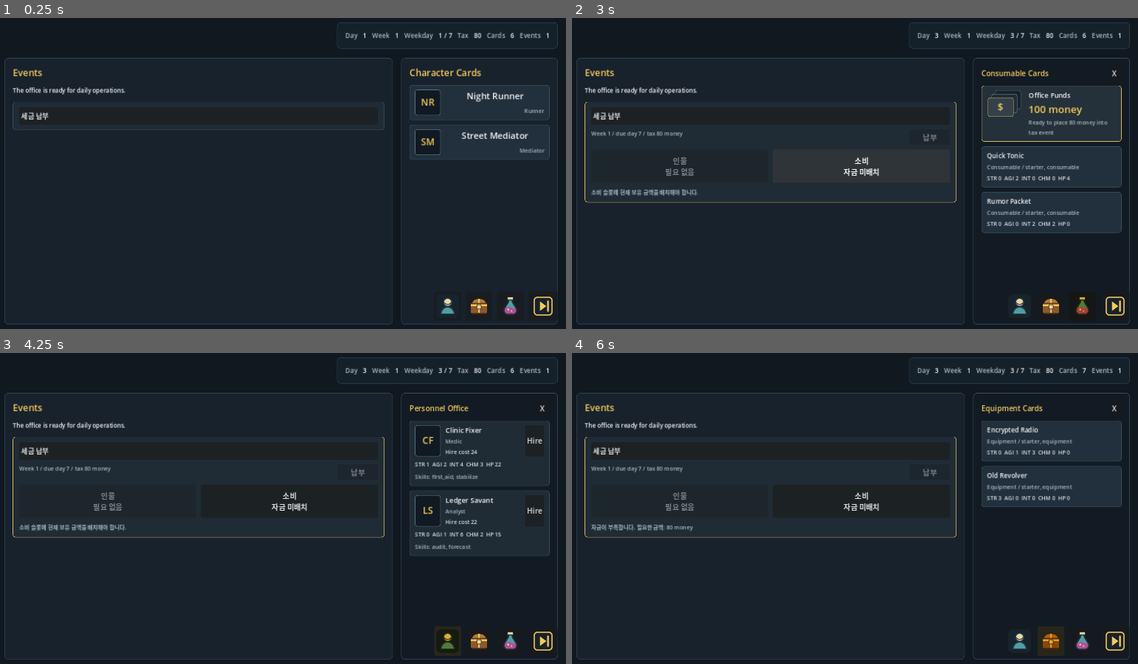
Above: before the commit, frames 1-4 (two rows, left to right).
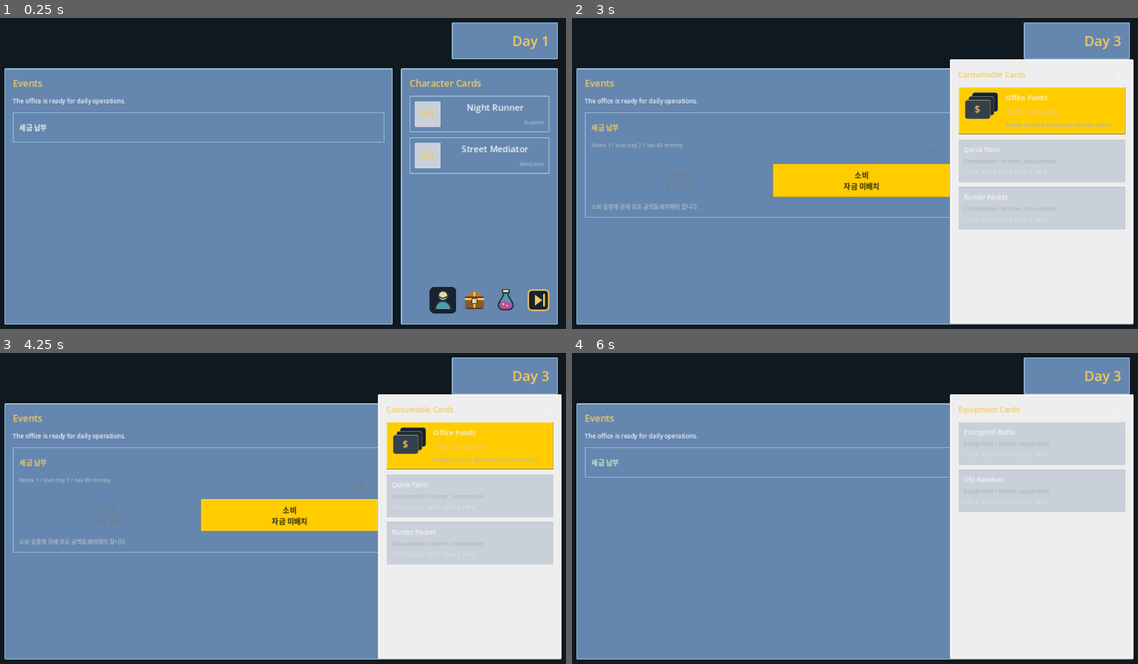
Above: after the commit, the same moments.

Repository: YOONRY/city_of_star
Game: Godot game, scene res://scenes/main/main.tscn
Two runs of this game, one before a commit and one after it. Both use one fixed random seed, a clock stepped at 60 frames per second and the inputs below.
Inputs (mouse positions are in pixels of both pictures, inside the frame that each line leads up to; where the layout moved, square brackets give the same spot in the first picture):
- Up to frame 1 (0.25 s): no input
- Up to frame 2 (3 s): click (1109, 301) [1115, 307] at 0.5 s; click (1109, 301) [1115, 307] at 1.25 s; click "세금 납부" at 2 s; click "소비 자금 미배치" at 2.75 s
- Up to frame 3 (4.25 s): click (441, 636) [447, 642] at 3.5 s
- Up to frame 4 (6 s): click (1104, 440) at 4.25 s, where only the run before the commit has a clickable "Hire"; click (888, 483) at 5 s, where only the run after the commit has a clickable "실행"; click (1047, 636) [1053, 642] at 5.75 s

The runs differ from the first frame. In frame 1, 82% of the frame differs, in the area x 0-99%, y 1-99%; in frame 2, 85%; in frame 3, 85%; in frame 4, 85%, in the area x 0-100%, y 1-99%.

Commit message:
Add pixel UI styling assets

Diff:
--- a/scripts/ui/main_screen.gd
+++ b/scripts/ui/main_screen.gd
@@ -2,13 +2,15 @@
 
 const NO_ACTIVE_DRAWER := -1
 const TAX_PAYMENT_EVENT_ID := &"tax_payment"
+const PIXEL_PANEL_TEXTURE := "res://assets/vendor/kenney_pixel_ui/9slice/space.png"
+const PIXEL_PANEL_INLAY_TEXTURE := "res://assets/vendor/kenney_pixel_ui/9slice/space_inlay.png"
+const PIXEL_BUTTON_TEXTURE := "res://assets/vendor/kenney_pixel_ui/9slice/blue.png"
+const PIXEL_BUTTON_PRESSED_TEXTURE := "res://assets/vendor/kenney_pixel_ui/9slice/blue_pressed.png"
+const PIXEL_BUTTON_ACCENT_TEXTURE := "res://assets/vendor/kenney_pixel_ui/9slice/yellow.png"
+const PIXEL_BUTTON_ACCENT_PRESSED_TEXTURE := "res://assets/vendor/kenney_pixel_ui/9slice/yellow_pressed.png"
+const PIXEL_PANEL_GREY_TEXTURE := "res://assets/vendor/kenney_pixel_ui/9slice/grey.png"
 
 var day_value: Label
-var week_value: Label
-var weekday_value: Label
-var tax_value: Label
-var card_count_value: Label
-var request_count_value: Label
 var status_label: Label
 var event_list: VBoxContainer
 var character_detail_popup: PanelContainer
@@ -65,20 +67,16 @@
 	top_bar.add_child(top_spacer)
 
 	var calendar_panel := _make_panel(Color("#14202A"), Color("#2F4659"))
+	calendar_panel.custom_minimum_size = Vector2(230, 0)
 	top_bar.add_child(calendar_panel)
 
-	var calendar_metrics := GridContainer.new()
-	calendar_metrics.columns = 12
-	calendar_metrics.add_theme_constant_override("h_separation", 12)
-	calendar_metrics.add_theme_constant_override("v_separation", 4)
-	calendar_panel.add_child(calendar_metrics)
-
-	day_value = _add_metric(calendar_metrics, "Day")
-	week_value = _add_metric(calendar_metrics, "Week")
-	weekday_value = _add_metric(calendar_metrics, "Weekday")
-	tax_value = _add_metric(calendar_metrics, "Tax")
-	card_count_value = _add_metric(calendar_metrics, "Cards")
-	request_count_value = _add_metric(calendar_metrics, "Events")
+	day_value = _make_label("", 30)
+	day_value.horizontal_alignment = HORIZONTAL_ALIGNMENT_RIGHT
+	day_value.vertical_alignment = VERTICAL_ALIGNMENT_CENTER
+	day_value.size_flags_horizontal = Control.SIZE_EXPAND_FILL
+	day_value.size_flags_vertical = Control.SIZE_EXPAND_FILL
+	day_value.add_theme_color_override("font_color", Color("#F4C95D"))
+	calendar_panel.add_child(day_value)
 
 	var body := HBoxContainer.new()
 	body.add_theme_constant_override("separation", 18)
@@ -114,7 +112,7 @@
 	event_list.size_flags_horizontal = Control.SIZE_EXPAND_FILL
 	event_scroll.add_child(event_list)
 
-	character_detail_popup = _make_panel(Color("#121B24"), Color("#F4C95D"))
+	character_detail_popup = _make_panel(Color("#121B24"), Color("#38556A"))
 	character_detail_popup.set_anchors_preset(Control.PRESET_FULL_RECT)
 	character_detail_popup.offset_left = 28
 	character_detail_popup.offset_top = 28
@@ -177,11 +175,52 @@
 	character_card_list.size_flags_horizontal = Control.SIZE_EXPAND_FILL
 	character_scroll.add_child(character_card_list)
 
-	inventory_drawer = _make_panel(Color("#121B24"), Color("#38556A"))
-	inventory_drawer.size_flags_horizontal = Control.SIZE_EXPAND_FILL
-	inventory_drawer.size_flags_vertical = Control.SIZE_EXPAND_FILL
+	var bottom_dock := MarginContainer.new()
+	bottom_dock.set_anchors_preset(Control.PRESET_BOTTOM_RIGHT)
+	bottom_dock.offset_left = -372
+	bottom_dock.offset_top = -138
+	bottom_dock.offset_right = -32
+	bottom_dock.offset_bottom = -32
+	bottom_dock.add_theme_constant_override("margin_left", 18)
+	bottom_dock.add_theme_constant_override("margin_right", 18)
+	bottom_dock.add_theme_constant_override("margin_top", 18)
+	bottom_dock.add_theme_constant_override("margin_bottom", 18)
+	add_child(bottom_dock)
+
+	var bottom_icon_row := HBoxContainer.new()
+	bottom_icon_row.size_flags_horizontal = Control.SIZE_EXPAND_FILL
+	bottom_icon_row.size_flags_vertical = Control.SIZE_EXPAND_FILL
+	bottom_icon_row.add_theme_constant_override("separation", 10)
+	bottom_icon_row.alignment = BoxContainer.ALIGNMENT_END
+	bottom_dock.add_child(bottom_icon_row)
+
+	personnel_button = _make_icon_button("res://assets/icons/person_icon.svg", "Personnel Office")
+	personnel_button.pressed.connect(_on_personnel_pressed)
+	bottom_icon_row.add_child(personnel_button)
+
+	equipment_button = _make_icon_button("res://assets/icons/chest_icon.svg", "Equipment Cards")
+	equipment_button.pressed.connect(_on_equipment_pressed)
+	bottom_icon_row.add_child(equipment_button)
+
+	consumable_button = _make_icon_button("res://assets/icons/potion_icon.svg", "Consumable Cards")
+	consumable_button.pressed.connect(_on_consumable_pressed)
+	bottom_icon_row.add_child(consumable_button)
+
+	next_day_button = _make_icon_button("res://assets/icons/next_day_icon.svg", "Next Day")
+	next_day_button.custom_minimum_size = Vector2(64, 64)
+	next_day_button.pressed.connect(_on_next_day_pressed)
+	bottom_icon_row.add_child(next_day_button)
+
+	inventory_drawer = _make_panel(Color("#2D3036"), Color("#6F7378"))
+	inventory_drawer.set_anchors_preset(Control.PRESET_RIGHT_WIDE)
+	inventory_drawer.offset_left = -430
+	inventory_drawer.offset_top = 112
+	inventory_drawer.offset_right = -32
+	inventory_drawer.offset_bottom = -32
+	inventory_drawer.mouse_filter = Control.MOUSE_FILTER_STOP
+	inventory_drawer.z_index = 40
 	inventory_drawer.visible = false
-	right_column.add_child(inventory_drawer)
+	add_child(inventory_drawer)
 
 	var drawer_box := VBoxContainer.new()
 	drawer_box.add_theme_constant_override("separation", 10)
@@ -210,53 +249,42 @@
 	inventory_card_list.size_flags_horizontal = Control.SIZE_EXPAND_FILL
 	inventory_scroll.add_child(inventory_card_list)
 
-	var bottom_icon_row := HBoxContainer.new()
-	bottom_icon_row.set_anchors_preset(Control.PRESET_BOTTOM_RIGHT)
-	bottom_icon_row.offset_left = -338
-	bottom_icon_row.offset_top = -104
-	bottom_icon_row.offset_right = -40
-	bottom_icon_row.offset_bottom = -40
-	bottom_icon_row.add_theme_constant_override("separation", 10)
-	bottom_icon_row.alignment = BoxContainer.ALIGNMENT_END
-	add_child(bottom_icon_row)
-
-	personnel_button = _make_icon_button("res://assets/icons/person_icon.svg", "Personnel Office")
-	personnel_button.pressed.connect(_on_personnel_pressed)
-	bottom_icon_row.add_child(personnel_button)
-
-	equipment_button = _make_icon_button("res://assets/icons/chest_icon.svg", "Equipment Cards")
-	equipment_button.pressed.connect(_on_equipment_pressed)
-	bottom_icon_row.add_child(equipment_button)
-
-	consumable_button = _make_icon_button("res://assets/icons/potion_icon.svg", "Consumable Cards")
-	consumable_button.pressed.connect(_on_consumable_pressed)
-	bottom_icon_row.add_child(consumable_button)
-
-	next_day_button = _make_icon_button("res://assets/icons/next_day_icon.svg", "Next Day")
-	next_day_button.custom_minimum_size = Vector2(64, 64)
-	next_day_button.pressed.connect(_on_next_day_pressed)
-	bottom_icon_row.add_child(next_day_button)
-
-
-func _make_panel(background_color: Color = Color("#18222C"), border_color: Color = Color("#2F4659")) -> PanelContainer:
+
+func _make_panel(_background_color: Color = Color("#18222C"), border_color: Color = Color("#2F4659")) -> PanelContainer:
 	var panel := PanelContainer.new()
-	var style := StyleBoxFlat.new()
-	style.bg_color = background_color
-	style.border_color = border_color
-	style.border_width_left = 1
-	style.border_width_right = 1
-	style.border_width_top = 1
-	style.border_width_bottom = 1
-	style.corner_radius_top_left = 8
-	style.corner_radius_top_right = 8
-	style.corner_radius_bottom_left = 8
-	style.corner_radius_bottom_right = 8
-	style.content_margin_left = 18
-	style.content_margin_right = 18
-	style.content_margin_top = 18
-	style.content_margin_bottom = 18
+	var texture_path := PIXEL_PANEL_TEXTURE
+	if border_color == Color("#F4C95D"):
+		texture_path = PIXEL_BUTTON_ACCENT_TEXTURE
+	elif border_color == Color("#38556A"):
+		texture_path = PIXEL_PANEL_INLAY_TEXTURE
+	elif border_color == Color("#6F7378"):
+		texture_path = PIXEL_PANEL_GREY_TEXTURE
+	var style := _make_pixel_style(texture_path, 8, 18)
 	panel.add_theme_stylebox_override("panel", style)
 	return panel
+
+
+func _make_pixel_style(texture_path: String, texture_margin: int, content_margin: int) -> StyleBoxTexture:
+	var style := StyleBoxTexture.new()
+	style.texture = load(texture_path)
+	style.texture_margin_left = texture_margin
+	style.texture_margin_right = texture_margin
+	style.texture_margin_top = texture_margin
+	style.texture_margin_bottom = texture_margin
+	style.content_margin_left = content_margin
+	style.content_margin_right = content_margin
+	style.content_margin_top = content_margin
+	style.content_margin_bottom = content_margin
+	return style
+
+
+func _make_empty_style(content_margin: int = 0) -> StyleBoxEmpty:
+	var style := StyleBoxEmpty.new()
+	style.content_margin_left = content_margin
+	style.content_margin_right = content_margin
+	style.content_margin_top = content_margin
+	style.content_margin_bottom = content_margin
+	return style
 
 
 func _make_card_row(card: CardDefinition) -> PanelContainer:
@@ -264,22 +292,7 @@
 		return _make_character_card_row(card)
 
 	var row := PanelContainer.new()
-	var style := StyleBoxFlat.new()
-	style.bg_color = Color("#21303C")
-	style.border_color = Color("#3A5365")
-	style.border_width_left = 1
-	style.border_width_right = 1
-	style.border_width_top = 1
-	style.border_width_bottom = 1
-	style.corner_radius_top_left = 6
-	style.corner_radius_top_right = 6
-	style.corner_radius_bottom_left = 6
-	style.corner_radius_bottom_right = 6
-	style.content_margin_left = 12
-	style.content_margin_right = 12
-	style.content_margin_top = 10
-	style.content_margin_bottom = 10
-	row.add_theme_stylebox_override("panel", style)
+	row.add_theme_stylebox_override("panel", _make_pixel_style(PIXEL_PANEL_INLAY_TEXTURE, 8, 12))
 	row.size_flags_horizontal = Control.SIZE_EXPAND_FILL
 
 	var box := VBoxContainer.new()
@@ -315,22 +328,8 @@
 	var is_current_week_paid := GameState.tax_manager.has_paid_current_week(GameState.current_day)
 	var can_assign_money := is_tax_target and not is_current_week_paid and GameState.office.money >= tax_amount
 	var row := PanelContainer.new()
-	var style := StyleBoxFlat.new()
-	style.bg_color = Color("#24313A")
-	style.border_color = Color("#F4C95D") if can_assign_money else Color("#D6A64F")
-	style.border_width_left = 1
-	style.border_width_right = 1
-	style.border_width_top = 1
-	style.border_width_bottom = 1
-	style.corner_radius_top_left = 6
-	style.corner_radius_top_right = 6
-	style.corner_radius_bottom_left = 6
-	style.corner_radius_bottom_right = 6
-	style.content_margin_left = 12
-	style.content_margin_right = 12
-	style.content_margin_top = 10
-	style.content_margin_bottom = 10
-	row.add_theme_stylebox_override("panel", style)
+	var texture_path := PIXEL_BUTTON_ACCENT_TEXTURE if can_assign_money else PIXEL_PANEL_INLAY_TEXTURE
+	row.add_theme_stylebox_override("panel", _make_pixel_style(texture_path, 8, 12))
 	row.size_flags_horizontal = Control.SIZE_EXPAND_FILL
 	row.mouse_filter = Control.MOUSE_FILTER_STOP
 	row.tooltip_text = "Click to place funds into the tax event." if can_assign_money else "Current office funds are shown as a stack."
@@ -419,22 +418,8 @@
 func _make_character_card_row(card: CardDefinition) -> PanelContainer:
 	var row := PanelContainer.new()
 	var is_selected := selected_character_card_id == card.id
-	var style := StyleBoxFlat.new()
-	style.bg_color = Color("#21303C") if not is_selected else Color("#263B49")
-	style.border_color = Color("#3A5365") if not is_selected else Color("#F4C95D")
-	style.border_width_left = 1
-	style.border_width_right = 1
-	style.border_width_top = 1
-	style.border_width_bottom = 1
-	style.corner_radius_top_left = 6
-	style.corner_radius_top_right = 6
-	style.corner_radius_bottom_left = 6
-	style.corner_radius_bottom_right = 6
-	style.content_margin_left = 12
-	style.content_margin_right = 12
-	style.content_margin_top = 10
-	style.content_margin_bottom = 10
-	row.add_theme_stylebox_override("panel", style)
+	var texture_path := PIXEL_BUTTON_TEXTURE if is_selected else PIXEL_PANEL_TEXTURE
+	row.add_theme_stylebox_override("panel", _make_pixel_style(texture_path, 8, 12))
 	row.size_flags_horizontal = Control.SIZE_EXPAND_FILL
 	row.mouse_filter = Control.MOUSE_FILTER_STOP
 	row.tooltip_text = "Click to hide details." if is_selected else "Click to show details."
@@ -478,22 +463,7 @@
 func _make_profile_frame(card: CardDefinition) -> PanelContainer:
 	var frame := PanelContainer.new()
 	frame.custom_minimum_size = Vector2(56, 56)
-	var style := StyleBoxFlat.new()
-	style.bg_color = Color("#111A22")
-	style.border_color = Color("#60798C")
-	style.border_width_left = 1
-	style.border_width_right = 1
-	style.border_width_top = 1
-	style.border_width_bottom = 1
-	style.corner_radius_top_left = 5
-	style.corner_radius_top_right = 5
-	style.corner_radius_bottom_left = 5
-	style.corner_radius_bottom_right = 5
-	style.content_margin_left = 8
-	style.content_margin_right = 8
-	style.content_margin_top = 8
-	style.content_margin_bottom = 8
-	frame.add_theme_stylebox_override("panel", style)
+	frame.add_theme_stylebox_override("panel", _make_pixel_style(PIXEL_PANEL_INLAY_TEXTURE, 8, 8))
 
 	var label := _make_label(_card_initials(card), 20)
 	label.horizontal_alignment = HORIZONTAL_ALIGNMENT_CENTER
@@ -509,6 +479,11 @@
 	var detail := TabContainer.new()
 	detail.size_flags_horizontal = Control.SIZE_EXPAND_FILL
 	detail.size_flags_vertical = Control.SIZE_EXPAND_FILL
+	detail.add_theme_stylebox_override("panel", _make_pixel_style(PIXEL_PANEL_INLAY_TEXTURE, 8, 12))
+	detail.add_theme_stylebox_override("tab_selected", _make_pixel_style(PIXEL_BUTTON_ACCENT_TEXTURE, 8, 8))
+	detail.add_theme_stylebox_override("tab_unselected", _make_pixel_style(PIXEL_BUTTON_TEXTURE, 8, 8))
+	detail.add_theme_color_override("font_selected_color", Color("#2B2617"))
+	detail.add_theme_color_override("font_unselected_color", Color("#F3F4F6"))
 	detail.add_child(_make_character_status_tab(card))
 	detail.add_child(_make_character_growth_tab(card))
 	detail.add_child(_make_character_skills_tab(card))
@@ -606,6 +581,7 @@
 	level_up_button.text = "Level Up"
 	level_up_button.focus_mode = Control.FOCUS_NONE
 	level_up_button.disabled = GameState.is_game_over
+	_style_pixel_button(level_up_button, true)
 	level_up_button.pressed.connect(_on_level_up_pressed.bind(card.id))
 	row.add_child(level_up_button)
 	return row
@@ -680,6 +656,7 @@
 	if equipment == null:
 		button.text = "Slot %s: Add equipment" % (slot_index + 1)
 		button.disabled = GameState.is_game_over
+		_style_pixel_button(button, true)
 		button.pressed.connect(_on_equipment_slot_pressed.bind(character.id))
 	else:
 		button.text = "Slot %s: %s  %s" % [
@@ -688,6 +665,7 @@
 			_format_stats(equipment.stats),
 		]
 		button.tooltip_text = "Click to unequip."
+		_style_pixel_button(button, false)
 		button.pressed.connect(_on_unequip_pressed.bind(character.id, equipment.id))
 
 	return button
@@ -695,22 +673,7 @@
 
 func _make_hire_candidate_row(card: CardDefinition) -> PanelContainer:
 	var row := PanelContainer.new()
-	var style := StyleBoxFlat.new()
-	style.bg_color = Color("#202C35")
-	style.border_color = Color("#3A5365")
-	style.border_width_left = 1
-	style.border_width_right = 1
-	style.border_width_top = 1
-	style.border_width_bottom = 1
-	style.corner_radius_top_left = 6
-	style.corner_radius_top_right = 6
-	style.corner_radius_bottom_left = 6
-	style.corner_radius_bottom_right = 6
-	style.content_margin_left = 12
-	style.content_margin_right = 12
-	style.content_margin_top = 10
-	style.content_margin_bottom = 10
-	row.add_theme_stylebox_override("panel", style)
+	row.add_theme_stylebox_override("panel", _make_pixel_style(PIXEL_PANEL_INLAY_TEXTURE, 8, 12))
 	row.size_flags_horizontal = Control.SIZE_EXPAND_FILL
 
 	var box := VBoxContainer.new()
@@ -743,6 +706,7 @@
 	var hire_button := Button.new()
 	hire_button.text = "Hire"
 	hire_button.disabled = not GameState.can_hire_card(card)
+	_style_pixel_button(hire_button, true)
 	hire_button.pressed.connect(_on_hire_pressed.bind(card.id))
 	header.add_child(hire_button)
 
@@ -763,22 +727,8 @@
 	var event_id := _request_event_id(request)
 	var is_selected := selected_event_id == event_id
 	var row := PanelContainer.new()
-	var style := StyleBoxFlat.new()
-	style.bg_color = Color("#202C35") if not is_selected else Color("#243542")
-	style.border_color = Color("#3A5365") if not is_selected else Color("#F4C95D")
-	style.border_width_left = 1
-	style.border_width_right = 1
-	style.border_width_top = 1
-	style.border_width_bottom = 1
-	style.corner_radius_top_left = 6
-	style.corner_radius_top_right = 6
-	style.corner_radius_bottom_left = 6
-	style.corner_radius_bottom_right = 6
-	style.content_margin_left = 14
-	style.content_margin_right = 14
-	style.content_margin_top = 12
-	style.content_margin_bottom = 12
-	row.add_theme_stylebox_override("panel", style)
+	var texture_path := PIXEL_BUTTON_TEXTURE if is_selected else PIXEL_PANEL_INLAY_TEXTURE
+	row.add_theme_stylebox_override("panel", _make_pixel_style(texture_path, 8, 14))
 	row.size_flags_horizontal = Control.SIZE_EXPAND_FILL
 	row.mouse_filter = Control.MOUSE_FILTER_STOP
 	row.gui_input.connect(_on_event_row_gui_input.bind(event_id))
@@ -800,22 +750,10 @@
 	var can_resolve := _can_resolve_tax_event()
 	var is_selected := selected_event_id == TAX_PAYMENT_EVENT_ID
 	var row := PanelContainer.new()
-	var style := StyleBoxFlat.new()
-	style.bg_color = Color("#202C35") if not is_paid else Color("#20352C")
-	style.border_color = _tax_event_border_color(is_paid, can_resolve, is_selected)
-	style.border_width_left = 1
-	style.border_width_right = 1
-	style.border_width_top = 1
-	style.border_width_bottom = 1
-	style.corner_radius_top_left = 6
-	style.corner_radius_top_right = 6
-	style.corner_radius_bottom_left = 6
-	style.corner_radius_bottom_right = 6
-	style.content_margin_left = 14
-	style.content_margin_right = 14
-	style.content_margin_top = 12
-	style.content_margin_bottom = 12
-	row.add_theme_stylebox_override("panel", style)
+	var texture_path := PIXEL_PANEL_TEXTURE
+	if not is_paid and can_resolve:
+		texture_path = PIXEL_BUTTON_TEXTURE
+	row.add_theme_stylebox_override("panel", _make_pixel_style(texture_path, 8, 14))
 	row.size_flags_horizontal = Control.SIZE_EXPAND_FILL
 	row.mouse_filter = Control.MOUSE_FILTER_STOP
 	row.gui_input.connect(_on_event_row_gui_input.bind(TAX_PAYMENT_EVENT_ID))
@@ -852,6 +790,7 @@
 	resolve_button.disabled = not can_resolve
 	resolve_button.custom_minimum_size = Vector2(88, 34)
 	resolve_button.focus_mode = Control.FOCUS_NONE
+	_style_pixel_button(resolve_button, true)
 	resolve_button.pressed.connect(_on_tax_event_resolve_pressed)
 	header.add_child(resolve_button)
 
@@ -860,6 +799,7 @@
 		cancel_button.text = "취소"
 		cancel_button.custom_minimum_size = Vector2(72, 34)
 		cancel_button.focus_mode = Control.FOCUS_NONE
+		_style_pixel_button(cancel_button, false)
 		cancel_button.pressed.connect(_on_tax_event_cancel_pressed)
 		header.add_child(cancel_button)
 
@@ -915,6 +855,11 @@
 	button.focus_mode = Control.FOCUS_NONE
 	button.tooltip_text = "Click to hide details." if is_selected else "Click to show details."
 	button.add_theme_font_size_override("font_size", 15)
+	_style_clear_button(button)
+	if is_selected:
+		button.add_theme_color_override("font_color", Color("#F4C95D"))
+		button.add_theme_color_override("font_hover_color", Color("#F4C95D"))
+		button.add_theme_color_override("font_pressed_color", Color("#D6A64F"))
 	button.pressed.connect(_on_event_title_pressed.bind(event_id))
 	return button
 
@@ -926,6 +871,7 @@
 	button.custom_minimum_size = Vector2(0, 72)
 	button.size_flags_horizontal = Control.SIZE_EXPAND_FILL
 	button.focus_mode = Control.FOCUS_NONE
+	_style_pixel_button(button, not disabled)
 
 	if not disabled and callback.is_valid():
 		button.pressed.connect(callback)
@@ -1021,6 +967,7 @@
 	button.custom_minimum_size = Vector2(58, 58)
 	button.size_flags_horizontal = Control.SIZE_SHRINK_BEGIN
 	button.focus_mode = Control.FOCUS_NONE
+	_style_clear_button(button)
 	return button
 
 
@@ -1030,7 +977,36 @@
 	button.tooltip_text = "Close"
 	button.custom_minimum_size = Vector2(32, 32)
 	button.focus_mode = Control.FOCUS_NONE
+	_style_clear_button(button)
 	return button
+
+
+func _style_clear_button(button: Button) -> void:
+	button.flat = true
+	button.add_theme_stylebox_override("normal", _make_empty_style())
+	button.add_theme_stylebox_override("hover", _make_empty_style())
+	button.add_theme_stylebox_override("pressed", _make_empty_style())
+	button.add_theme_stylebox_override("disabled", _make_empty_style())
+	button.add_theme_stylebox_override("focus", _make_empty_style())
+	button.add_theme_color_override("font_color", Color("#F3F4F6"))
+	button.add_theme_color_override("font_hover_color", Color("#F4C95D"))
+	button.add_theme_color_override("font_pressed_color", Color("#D6A64F"))
+	button.add_theme_color_override("font_disabled_color", Color("#6F7F8D"))
+
+
+func _style_pixel_button(button: Button, accent: bool) -> void:
+	var normal_texture := PIXEL_BUTTON_ACCENT_TEXTURE if accent else PIXEL_BUTTON_TEXTURE
+	var pressed_texture := PIXEL_BUTTON_ACCENT_PRESSED_TEXTURE if accent else PIXEL_BUTTON_PRESSED_TEXTURE
+	var font_color := Color("#2B2617") if accent else Color("#F3F4F6")
+	button.add_theme_stylebox_override("normal", _make_pixel_style(normal_texture, 8, 8))
+	button.add_theme_stylebox_override("hover", _make_pixel_style(pressed_texture, 8, 8))
+	button.add_theme_stylebox_override("pressed", _make_pixel_style(pressed_texture, 8, 8))
+	button.add_theme_stylebox_override("disabled", _make_empty_style(8))
+	button.add_theme_stylebox_override("focus", _make_empty_style())
+	button.add_theme_color_override("font_color", font_color)
+	button.add_theme_color_override("font_hover_color", font_color)
+	button.add_theme_color_override("font_pressed_color", font_color)
+	button.add_theme_color_override("font_disabled_color", Color("#6F7F8D"))
 
 
 func _make_label(text: String, font_size: int) -> Label:
@@ -1059,19 +1035,7 @@
 
 func _refresh() -> void:
 	_sync_tax_event_state()
-	day_value.text = str(GameState.current_day)
-	week_value.text = str(GameState.get_week())
-	weekday_value.text = "%s / 7" % GameState.get_weekday()
-	card_count_value.text = str(GameState.office.owned_cards.size())
-	request_count_value.text = str(ContentCatalog.requests.size() + 1)
-
-	var tax_text := str(GameState.tax_manager.weekly_tax)
-	if GameState.tax_manager.is_due(GameState.current_day):
-		if GameState.tax_manager.has_paid_current_week(GameState.current_day):
-			tax_text += " paid"
-		else:
-			tax_text += " due today"
-	tax_value.text = tax_text
+	day_value.text = "Day %s" % GameState.current_day
 
 	var tax_can_be_paid := (
 		GameState.tax_manager.is_due(GameState.current_day)
@@ -1166,12 +1130,12 @@
 
 
 func _refresh_inventory_drawer() -> void:
+	character_panel.visible = true
+
 	if active_drawer_type == NO_ACTIVE_DRAWER:
-		character_panel.visible = true
 		inventory_drawer.visible = false
 		return
 
-	character_panel.visible = false
 	inventory_drawer.visible = true
 
 	if active_drawer_type == GameEnums.CardType.CHARACTER:
Binary file added: assets/vendor/kenney_pixel_ui/9slice/blue.png
Binary file added: assets/vendor/kenney_pixel_ui/9slice/blue_pressed.png
Binary file added: assets/vendor/kenney_pixel_ui/9slice/grey.png
Binary file added: assets/vendor/kenney_pixel_ui/9slice/grey_pressed.png
Binary file added: assets/vendor/kenney_pixel_ui/9slice/space.png
Binary file added: assets/vendor/kenney_pixel_ui/9slice/space_inlay.png
Binary file added: assets/vendor/kenney_pixel_ui/9slice/yellow.png
Binary file added: assets/vendor/kenney_pixel_ui/9slice/yellow_pressed.png
Not shown, added: assets/vendor/kenney_pixel_ui/License.txt
Not shown, added: 기본 술탄의 게임식 사무소 운영 시뮬.docx
